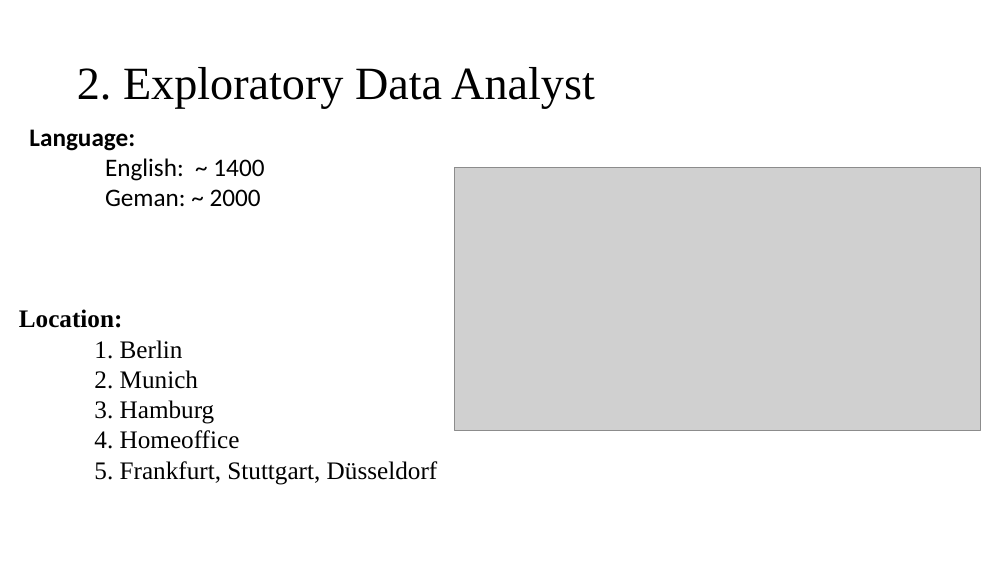
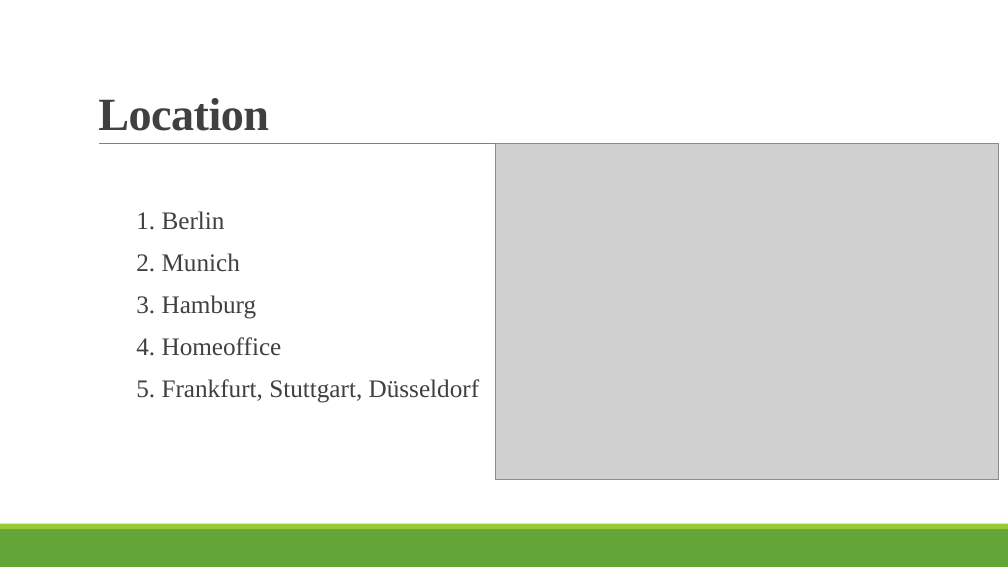
Before and after one commit to thaingoc273/Job-recommender-via-natural-language-processing, a slide deck: slide 4 of JOB RECOMMENDER.pptx (slide 3 before the commit). Drawn at 1008x567 pixels with LibreOffice and Linux fonts; fonts in the diff are those of the drawing; grey boxes stand for pictures. Boxes give left, top, right and bottom in pixels: in the first picture for what was removed or moved away, otherwise in the second. Text is boxed around its words. In the diff, an @@ line names an element or a change of style, - is before the commit and + after.

```diff
--- a/JOB RECOMMENDER.pptx
+++ b/JOB RECOMMENDER.pptx
@@ title removed at box(77, 67, 595, 109) @@
-2. Exploratory Data Analyst
@@ title added at box(98, 98, 269, 131), 44 pt, text #404040, bold @@
+Location
@@ text removed at box(29, 129, 264, 206) @@
-Language:
-English: ~ 1400
-Geman: ~ 2000
@@ line added from (99, 144) to (923, 144), #808080 0.5 pt @@
@@ picture: place and size @@
-picture at box(454, 168, 981, 430)
+picture at box(495, 144, 998, 479)
@@ text "1. Berlin": place and size @@
-text "1. Berlin" at box(19, 309, 438, 485)
+text "1. Berlin" at box(136, 211, 480, 403)
@@ text "1. Berlin" at box(136, 211, 480, 403): text colour #000000 to #404040; line spacing 1 to 0.9; more space between paragraphs @@
@@ text at box(19, 309, 123, 328): paragraph removed @@
-Location:
@@ rectangle added at box(0, 529, 1008, 567), fill #63A537 @@
@@ rectangle added at box(0, 524, 1008, 529), fill #99CB38 @@
```
Also in this commit, not shown: 2 other slides changed, 3 slides added, 3 slides removed, 2 other files.
